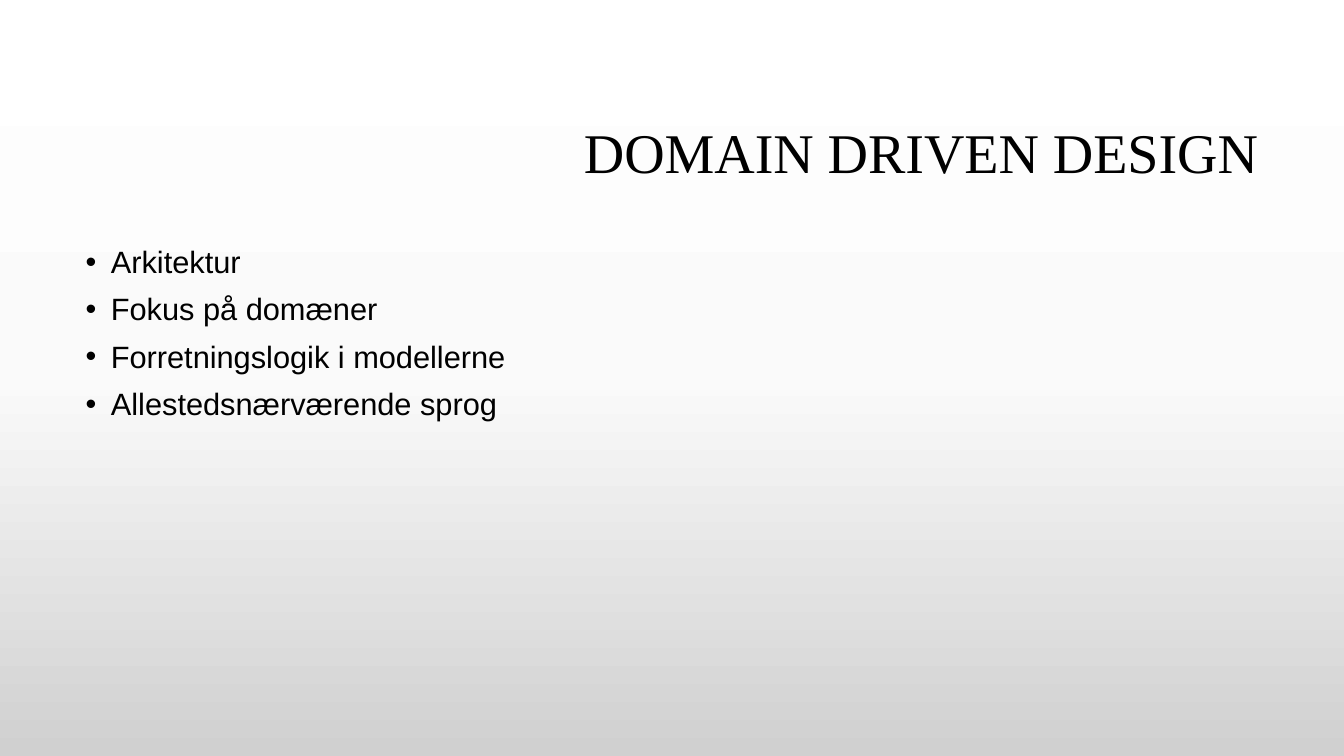
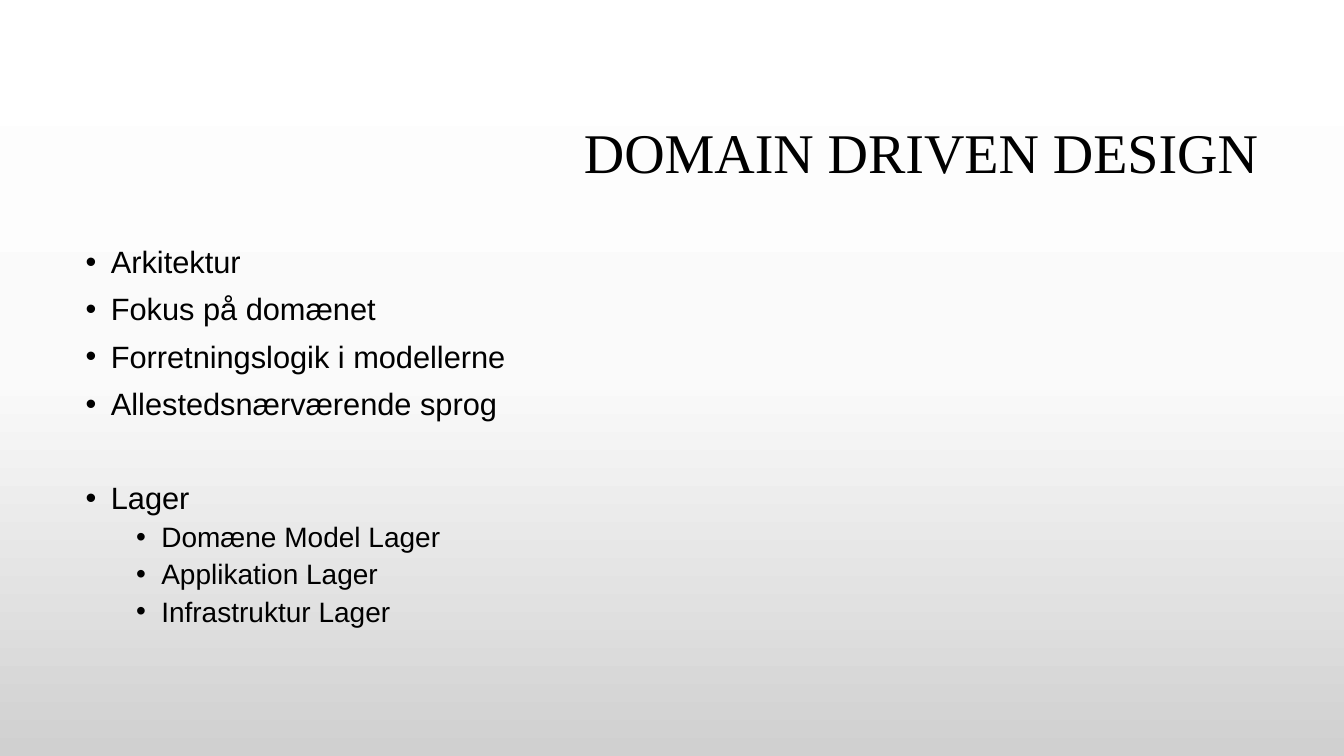
Before and after one commit to GitDeveloperBel/Kafka, a slide deck: slide 12 of presentation.pptx. Drawn at 1344x756 pixels with LibreOffice and Linux fonts; fonts in the diff are those of the drawing; background and template pictures are left out. Boxes give left, top, right and bottom in pixels: in the first picture for what was removed or moved away, otherwise in the second. Text is boxed around its words. In the diff, an @@ line names an element or a change of style, - is before the commit and + after.

```diff
--- a/presentation.pptx
+++ b/presentation.pptx
@@ text at [111,296,376,326]: text changed @@
-• Fokus på domæner
+• Fokus på domænet
@@ text at [111,487,440,627]: paragraphs added @@
+• Lager
+  • Domæne Model Lager
+  • Applikation Lager
+  • Infrastruktur Lager
```
Also in this commit, not shown: 10 other slides changed, 5 slides added, 2 slides removed, 11 other files.
